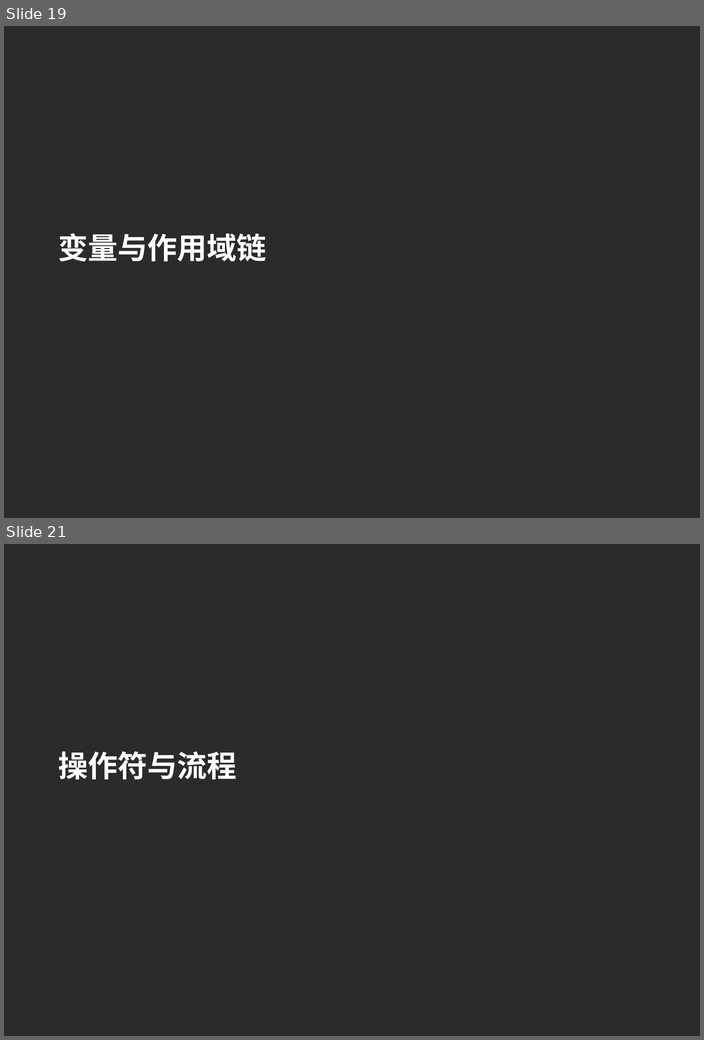
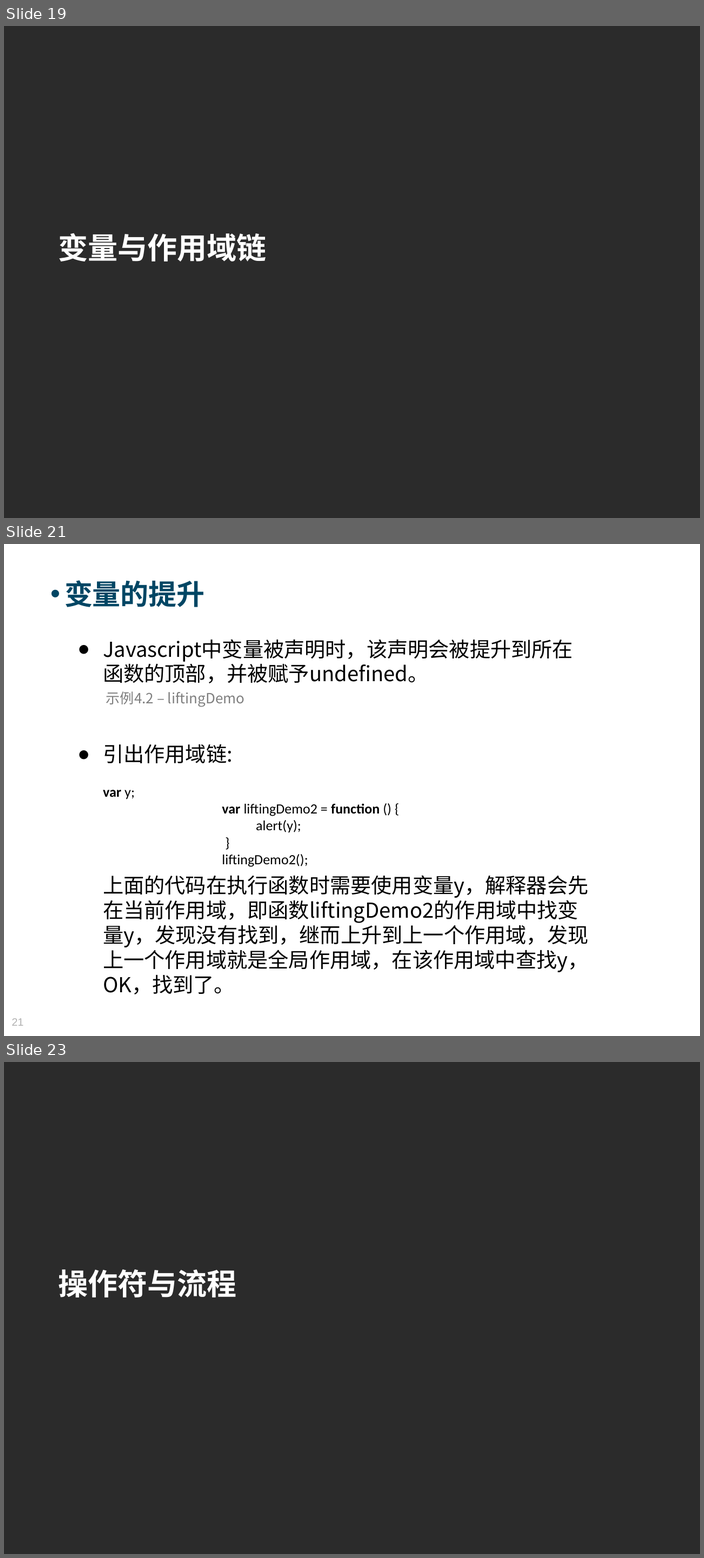
Before and after one commit to Moses824/Train-Javascript-Basic, a slide deck: Train_Javascript_Basic.ppt. Shown one above the other, each under a label of ours: slides 19 and 21 before the commit, slides 19, 21 and 23 after it; the slides between them are not shown. The pictures are 704x1040 and 704x1558 pixels, drawn with LibreOffice and Linux fonts; fonts in the diff are those of the drawing; background and template pictures are left out; a plain dark background stands for a picture behind light text. Boxes give left, top, right and bottom in pixels: in the first picture for what was removed or moved away, otherwise in the second. Text is boxed around its words. In the diff, an @@ line names an element or a change of style, - is before the commit and + after.

```diff
--- a/Train_Javascript_Basic.ppt
+++ b/Train_Javascript_Basic.ppt
@@ slide 21 added at <box>4,544,700,1036</box>, background picture (left out) @@
@@ text added at <box>64,580,205,607</box>, 34 pt, text #004664, bold @@
+• 变量的提升
@@ text added at <box>103,639,588,994</box>, 25 pt, text #000000 @@
+● Javascript中变量被声明时，该声明会被提升到所在函数的顶部，并被赋予undefined。
+示例4.2 – liftingDemo
+● 引出作用域链:
+var y;
+        var liftingDemo2 = function () {
+        alert(y);
+        }
+        liftingDemo2();
+上面的代码在执行函数时需要使用变量y，解释器会先在当前作用域，即函数liftingDemo2的作用域中找变量y，发现没有找到，继而上升到上一个作用域，发现上一个作用域就是全局作用域，在该作用域中查找y，OK，找到了。
@@ page number added at <box>12,1018,23,1026</box>, 13 pt, text #B2B2B2 @@
+21
@@ what was slide 21 is now slide 23 @@
```
Also in this commit, not shown: 1 slide changed, 1 other slide added, 3 other files.
